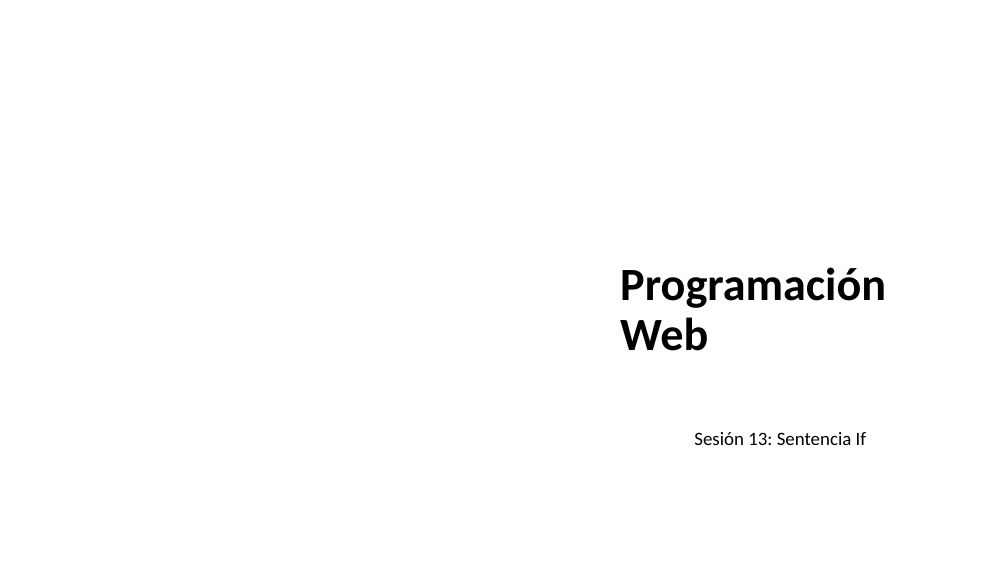
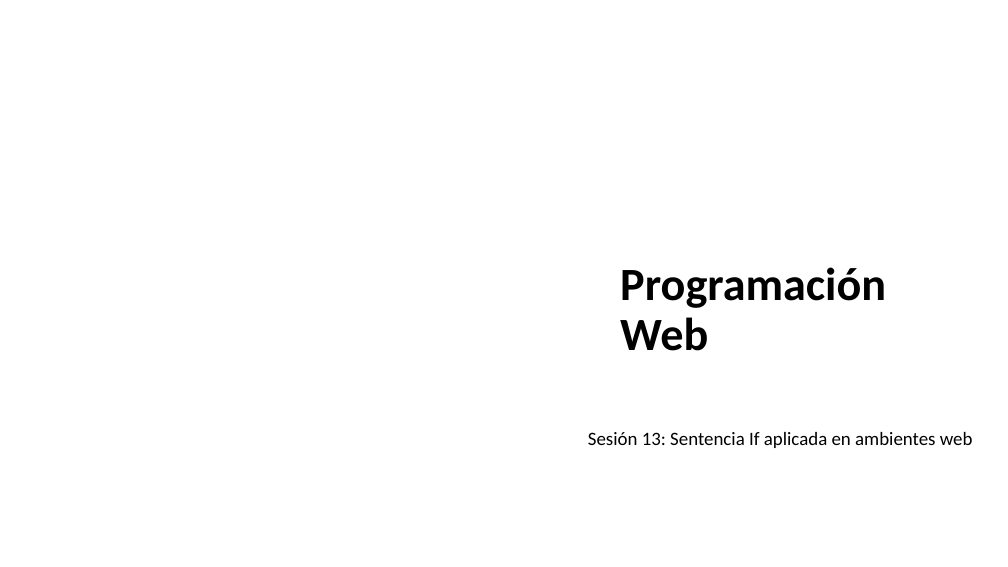
Before and after one commit to dcevallossalas/ITQ, a slide deck: slide 1 of Programación web/PW_Sesion13.pptx. Drawn at 1008x567 pixels with LibreOffice and Linux fonts; fonts in the diff are those of the drawing; background and template pictures are left out. Boxes give left, top, right and bottom in pixels: in the first picture for what was removed or moved away, otherwise in the second. Text is boxed around its words. In the diff, an @@ line names an element or a change of style, - is before the commit and + after.

Commit message:
Inclusión de hojas guías
Inicio de hojas guías para programación web

```diff
--- a/Programación web/PW_Sesion13.pptx
+++ b/Programación web/PW_Sesion13.pptx
@@ text at [588, 432, 973, 448]: text changed @@
-Sesión 13: Sentencia If
+Sesión 13: Sentencia If aplicada en ambientes web
```
Also in this commit, not shown: 2 slides added, 16 other files.
